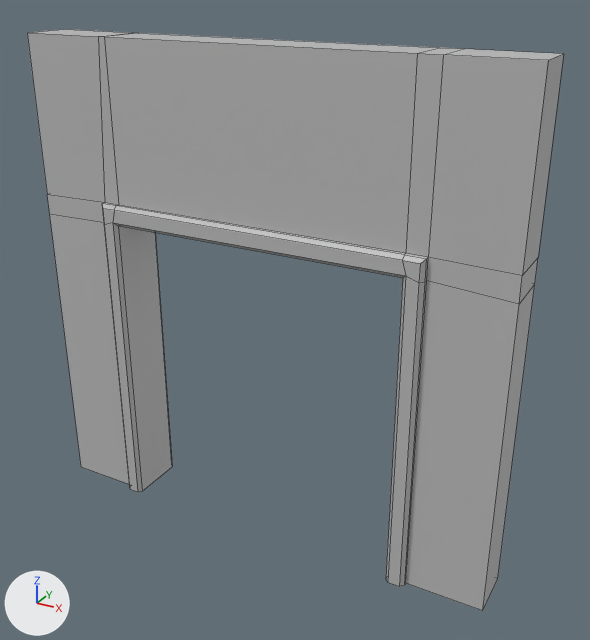
One commit to the FBX model Assets/_Assets/Meshes/Environment/Modular Kits/02 - Ruin Kit/RuinKit_PaperDoor_001_Open.fbx: the scene before it, then after it.
Camera for both pictures: a camera (50 mm lens) standing at (3.84, -4.37, 5.65) and looking at (0.28, 2.1, 2.42). The axes (+X, +Y, +Z) are drawn at lower left. The lights are the same throughout. Mesh edges are drawn as thin lines. Where no turn or scale is listed for an object, it has been applied to the vertices.

The first picture shows 'PaperDoor_Open'.
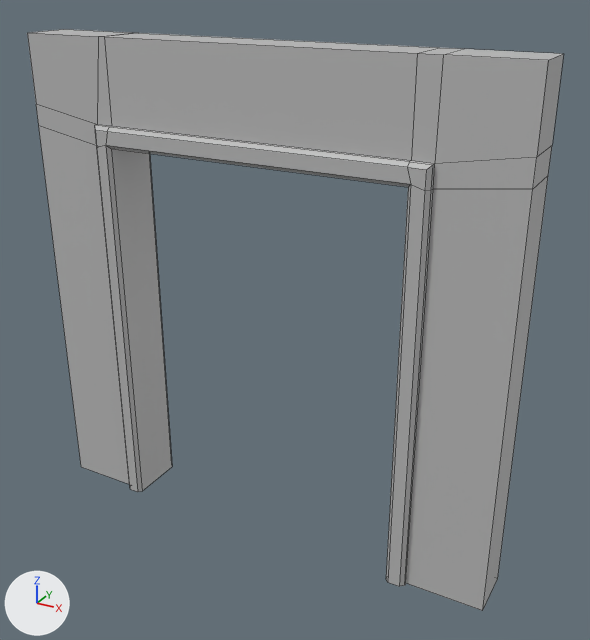
What the commit changed:
me_mesh has 88 vertices, 76 faces and spans x -2.5..2.5, y 1.68..2.32, z 0.02..5.02.
me_mesh is used by ob_paperdoor_open; location (0.0, 0.0, 0.0).
me_mesh part 1: all 44 vertices in x -1.72..1.72, y 1.68..2.32, z 3.22..3.42 are moved by (0.0, 0.0, 0.78).
me_mesh part 2: all 4 vertices in x -2.5, y 1.75..2.25, z 3.2..3.41 are moved by (0.0, 0.0, 0.93).
me_mesh part 3: all 4 vertices in x 2.5, y 1.75..2.25, z 3.16..3.4 are moved by (0.0, 0.0, 0.93).

Location of each change, [x1, y1, x2, y2] in pixels of the pictures (590 x 640 px; the box of a moved part takes in the faces that stretch with it):
part 1 of me_mesh, moved or reshaped
    before: [98, 36, 443, 587]
    after: [95, 36, 443, 587]
part 2 of me_mesh, moved or reshaped
    both: [27, 33, 130, 484]
part 3 of me_mesh, moved or reshaped
    both: [406, 54, 564, 611]
